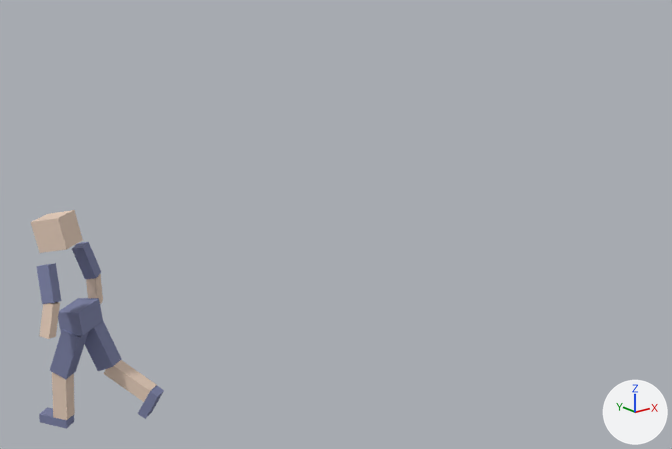
What one commit did to the Blender file docs/references/hei-animation/jump_blockout.blend.
Rendered twice from a camera (50 mm lens) standing at (-7.7, -2.02, 3.99) and looking at (-2.96, 3.91, 1.62). Arrows for +X, +Y and +Z are at lower right; the lights stay in place. The first picture is the older version. The same objects are shown in both versions, whatever each file hides.

The first picture shows 'Ref4_River_Hero_arm_L', 'Ref4_River_Hero_arm_R', 'Ref4_River_Hero_fore_L', 'Ref4_River_Hero_fore_R', 'Ref4_River_Hero_head', 'Ref4_River_Hero_pelvis', 'Ref4_River_Hero_shin_L', 'Ref4_River_Hero_shin_R', 'Ref4_River_Hero_thigh_L', 'Ref4_River_Hero_thigh_R' and 2 more.
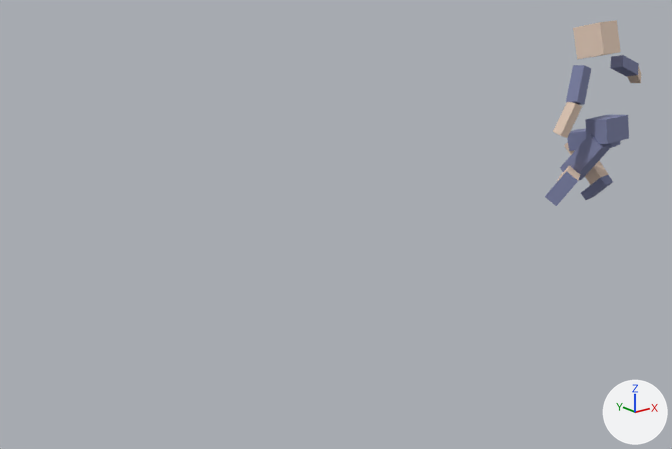
The change, as a diff of the scene's bpy script:
```diff
--- a/docs/references/hei-animation/jump_blockout.blend.py
+++ b/docs/references/hei-animation/jump_blockout.blend.py
@@ ob_ref4_river_hero_pelvis @@
 ob_ref4_river_hero_pelvis = bpy.data.objects.new('Ref4_River_Hero_pelvis', me_ref4_river_hero_pelvis)
-ob_ref4_river_hero_pelvis.location = (-4.902, 4.858, 0.968)
-ob_ref4_river_hero_pelvis.rotation_euler = (-0.105, 0.0, 0.607)  # degrees (-6, 0, 35)
+ob_ref4_river_hero_pelvis.location = (-1.139, 2.558, 2.427)
+ob_ref4_river_hero_pelvis.rotation_euler = (-0.14, 0.0, 0.047)  # degrees (-8, 0, 2.7)
@@ ob_ref4_river_hero_thigh_l @@
 ob_ref4_river_hero_thigh_l.location = (-0.1, 0.0, -0.08)
-ob_ref4_river_hero_thigh_l.rotation_euler = (0.489, 0.0, 0.0)  # degrees (28, 0, 0)
+ob_ref4_river_hero_thigh_l.rotation_euler = (0.785, 0.0698, 0.0)  # degrees (45, 4, 0)
@@ ob_ref4_river_hero_shin_l @@
 ob_ref4_river_hero_shin_l.location = (0.0, 0.0, -0.42)
-ob_ref4_river_hero_shin_l.rotation_euler = (-0.314, 0.0, 0.0)  # degrees (-18, 0, 0)
+ob_ref4_river_hero_shin_l.rotation_euler = (-1.92, 0.0, -1.134)  # degrees (-110, 0, -65)
@@ ob_ref4_river_hero_arm_l @@
 ob_ref4_river_hero_arm_l.parent = ob_ref4_river_hero_torso
-ob_ref4_river_hero_arm_l.location = (-0.25, 0.0, 0.46)
-ob_ref4_river_hero_arm_l.rotation_euler = (0.0, 0.209, 0.0)  # degrees (0, 12, 0)
+ob_ref4_river_hero_arm_l.location = (0.25, 0.0, 0.46)
+ob_ref4_river_hero_arm_l.rotation_euler = (0.14, -1.257, 0.0)  # degrees (8, -72, 0)
@@ ob_ref4_river_hero_fore_l @@
 ob_ref4_river_hero_fore_l = bpy.data.objects.new('Ref4_River_Hero_fore_L', me_ref4_river_hero_fore_l)
-ob_ref4_river_hero_fore_l.parent = ob_ref4_river_hero_arm_l
+ob_ref4_river_hero_fore_l.parent = ob_ref4_river_hero_arm_r
 ob_ref4_river_hero_fore_l.location = (0.0, 0.0, -0.3)
@@ ob_ref4_river_hero_thigh_r @@
 ob_ref4_river_hero_thigh_r.location = (0.1, 0.0, -0.08)
-ob_ref4_river_hero_thigh_r.rotation_euler = (-0.314, 0.0, 0.0)  # degrees (-18, 0, 0)
+ob_ref4_river_hero_thigh_r.rotation_euler = (1.484, -0.0698, 0.0)  # degrees (85, -4, 0)
@@ ob_ref4_river_hero_shin_r @@
 ob_ref4_river_hero_shin_r.location = (0.0, 0.0, -0.42)
-ob_ref4_river_hero_shin_r.rotation_euler = (-0.628, 0.0, 0.0)  # degrees (-36, 0, 0)
+ob_ref4_river_hero_shin_r.rotation_euler = (-2.094, 0.0, 0.0)  # degrees (-120, 0, 0)
@@ ob_ref4_river_hero_arm_r @@
 ob_ref4_river_hero_arm_r.parent = ob_ref4_river_hero_torso
-ob_ref4_river_hero_arm_r.location = (0.25, 0.0, 0.46)
-ob_ref4_river_hero_arm_r.rotation_euler = (0.0, -0.209, 0.0)  # degrees (0, -12, 0)
+ob_ref4_river_hero_arm_r.location = (-0.25, 0.0, 0.46)
+ob_ref4_river_hero_arm_r.rotation_euler = (0.14, 0.349, 0.0)  # degrees (8, 20, 0)
@@ ob_ref4_river_hero_fore_r @@
 ob_ref4_river_hero_fore_r = bpy.data.objects.new('Ref4_River_Hero_fore_R', me_ref4_river_hero_fore_r)
-ob_ref4_river_hero_fore_r.parent = ob_ref4_river_hero_arm_r
+ob_ref4_river_hero_fore_r.parent = ob_ref4_river_hero_arm_l
 ob_ref4_river_hero_fore_r.location = (0.0, 0.0, -0.3)
```

Boxes (x1, y1, x2, y2) around the edits, measured in the pictures (672 x 449 px):
'Ref4_River_Hero_head', moved, turned: before (31, 210, 83, 253); after (573, 20, 621, 59)
'Ref4_River_Hero_pelvis', moved, turned: before (58, 298, 103, 336); after (585, 115, 629, 144)
'Ref4_River_Hero_thigh_L', moved, turned: before (50, 329, 89, 379); after (560, 134, 612, 181)
'Ref4_River_Hero_thigh_R', moved, turned: before (85, 321, 122, 371); after (567, 129, 621, 151)
'Ref4_River_Hero_arm_R', moved, turned: before (72, 242, 101, 279); after (566, 65, 592, 105)
'Ref4_River_Hero_shin_R', moved, turned: before (104, 360, 157, 402); after (564, 143, 608, 185)
'Ref4_River_Hero_arm_L', moved, turned: before (36, 263, 61, 304); after (610, 55, 639, 76)
'Ref4_River_Hero_fore_L', moved, turned: before (39, 302, 60, 339); after (553, 102, 582, 138)
'Ref4_River_Hero_shin_L', moved, turned: before (52, 372, 75, 420); after (557, 165, 581, 182)
'Ref4_River_Hero_foot_L', moved, turned: before (39, 407, 74, 429); after (545, 171, 578, 206)
'Ref4_River_Hero_foot_R', moved, turned: before (138, 385, 164, 419); after (581, 175, 613, 200)
'Ref4_River_Hero_fore_R', moved, turned: before (86, 274, 103, 304); after (627, 66, 641, 83)
